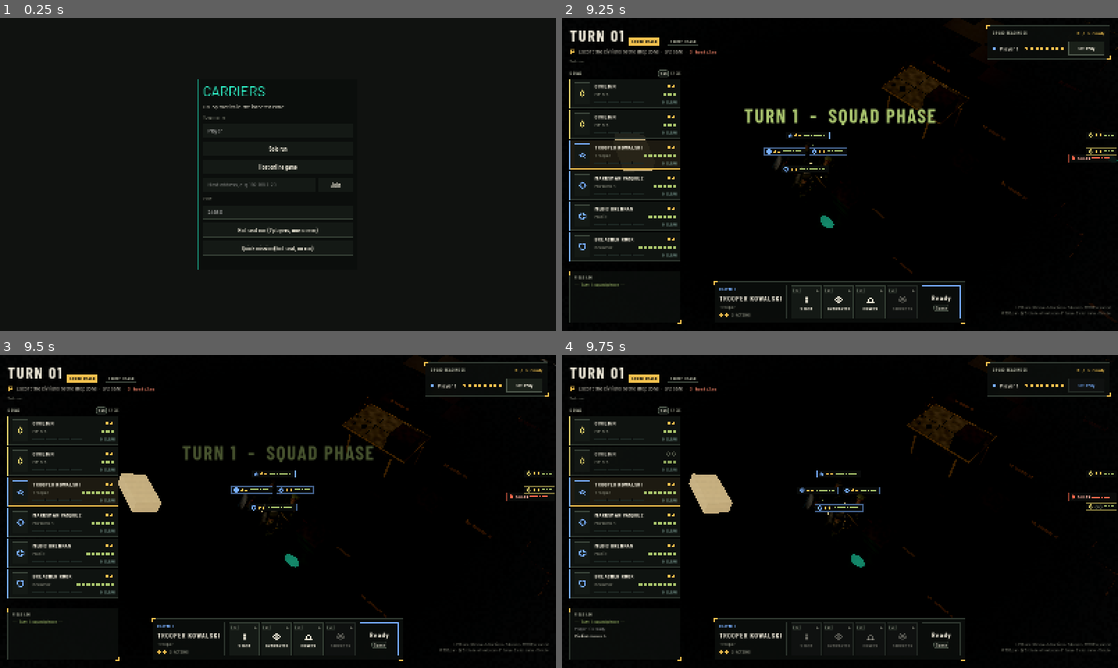
Above: before the commit, frames 1-4 (two rows, left to right).
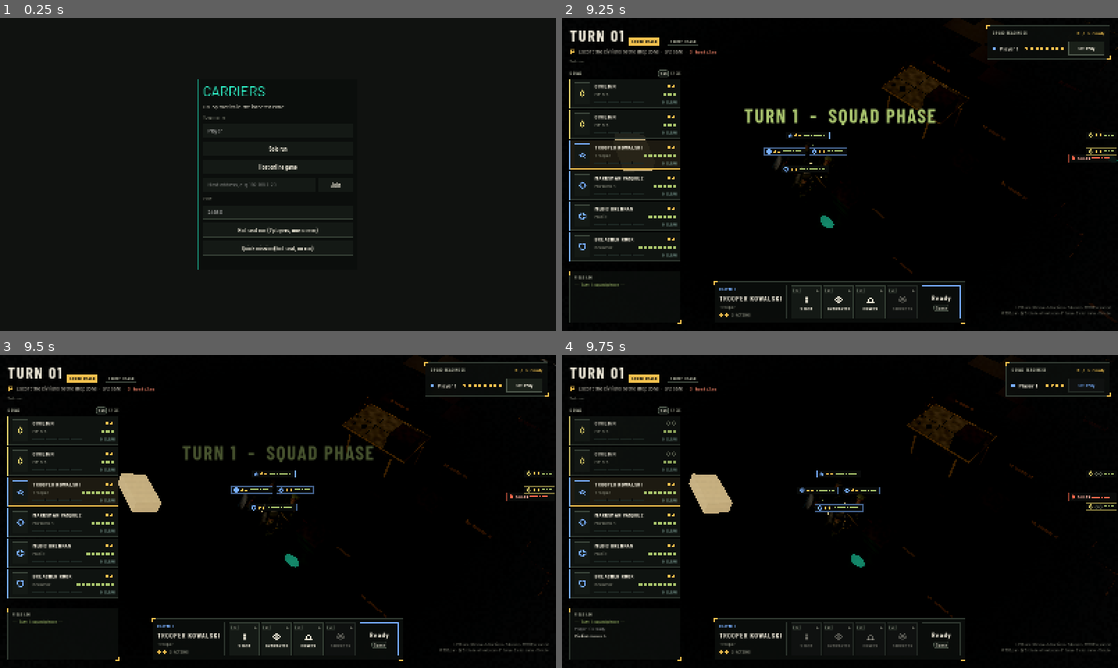
Above: after the commit, the same moments.

Repository: HarveyC/Quarantine
Game: Godot game, scene res://scenes/app.tscn
Same seed, same stepped clock (60 frames per second), same inputs: the game is played once before the commit and once after it. Sound files missing from this copy of the repository are replaced by a short silence.
Inputs (mouse positions are in pixels of both pictures, inside the frame that each line leads up to):
- Up to frame 1 (0.25 s): no input
- Up to frame 2 (9.25 s): click (823, 183) at 0.52 s; type "12" at 0.6 s; click "Solo run" at 1.25 s; click "SKIP [S]" at 2 s; click "SKIP [S]" at 2.75 s; click "Main menu" at 3.5 s; tap Enter at 4.25 s; drag from (717, 196) to (895, 105) at 4.27 s; click "SKIP [S]" at 5 s; tap Space at 5.75 s; drag from (717, 196) to (812, 237) at 5.77 s; click "SKIP [S]" at 6.5 s; click "Reveal ? (1 Intel)" at 7.25 s; click "⚔" at 8 s; click "Set ready" at 8.75 s
- Up to frame 3 (9.5 s): no input
- Up to frame 4 (9.75 s): click "Set ready" at 9.5 s

Frames 1-3 are identical in both runs. In frame 4, 0.3% of the frame differs, in the area x 1-98%, y 2-39%.

Commit message:
Auto-ready players with no soldiers left to act
A player whose soldiers are all dead, Turned or Lapsed no longer has to
press Ready: they're readied at the start of the team phase, or as soon as
an action costs them their last soldier, and can't unready. The phase end
check now counts every player in s.players rather than whatever keys the
ready dict holds.

Co-Authored-By: Claude Opus 5.5 (1M context) <noreply@anthropic.com>
Claude-Session: https://claude.ai/code/session_01494bwuZhG6SkjHJ3Ui3fSe

Diff:
--- a/core/rules.gd
+++ b/core/rules.gd
@@ -79,6 +79,7 @@
 			u.actions_left = 0
 	Vision.refresh(s)
 	check_end(s)
+	_auto_ready(s)
 
 
 ## Returns "" if the action is legal, otherwise a human-readable reason.
@@ -118,6 +119,7 @@
 		Encounter.after_action(s, u, action)
 		Vision.refresh(s)
 		check_end(s)
+		_auto_ready(s)
 		return true
 	Kit.before_action(s, u, action)
 	match action.type:
@@ -128,6 +130,7 @@
 	Kit.after_action(s, u, action)
 	Vision.refresh(s)
 	check_end(s)
+	_auto_ready(s)   # this action may have cost a player their last soldier
 	return true
 
 
@@ -146,12 +149,27 @@
 
 
 ## Player readiness for the simultaneous team phase. When everyone is ready the enemy phase runs.
+## A player with no soldier left to control (all dead, Turned or Lapsed) is ready automatically.
 static func set_ready(s: GameState, player: int, is_ready: bool) -> void:
 	if s.phase != Types.Phase.TEAM:
 		return
+	if not is_ready and s.controllable_units(player).is_empty():
+		return
 	s.ready[player] = is_ready
 	s.emit({"type": "ready", "player": player, "ready": is_ready})
-	if s.ready.values().all(func(r): return r):
+	_auto_ready(s)
+
+
+## Readies every player who has nobody left to act with, then ends the team phase if
+## everyone is ready. Runs whenever a soldier might have dropped out of the team phase.
+static func _auto_ready(s: GameState) -> void:
+	if s.phase != Types.Phase.TEAM:
+		return
+	for p in s.players:
+		if not s.ready.get(p, false) and s.controllable_units(p).is_empty():
+			s.ready[p] = true
+			s.emit({"type": "ready", "player": p, "ready": true, "auto": true})
+	if s.players.all(func(p): return s.ready.get(p, false)):
 		Hazards.on_team_phase_end(s)
 		Objectives.on_team_phase_end(s)
 		check_end(s)
--- a/tests/test_core.gd
+++ b/tests/test_core.gd
@@ -51,6 +51,31 @@
 	assert_true(s.turn == 2 or s.phase == Types.Phase.ENDED, "advanced to turn 2")
 
 
+func test_player_with_no_soldiers_is_ready_automatically() -> void:
+	var s := make_state()
+	Rules.start_mission(s)
+	for u in s.controllable_units(1):
+		u.hp = 0
+	Rules.start_team_phase(s)
+	assert_eq(s.ready.get(1), true, "player 2 has nobody left, so is ready")
+	Rules.set_ready(s, 1, false)
+	assert_eq(s.ready.get(1), true, "can't unready with no soldiers")
+	var turn := s.turn
+	Rules.set_ready(s, 0, true)
+	assert_true(s.turn == turn + 1 or s.phase == Types.Phase.ENDED, "player 1 alone ends the team phase")
+
+
+func test_losing_last_soldier_mid_phase_readies_that_player() -> void:
+	var s := make_state()
+	Rules.start_mission(s)
+	Rules.set_ready(s, 1, true)
+	for u in s.controllable_units(0):
+		u.hp = 0
+	var mover := s.controllable_units(1)[0]
+	assert_true(Rules.apply(s, {"type": Types.HUNKER, "unit": mover.id}), "player 2 still acts")
+	assert_true(s.turn == 2 or s.phase == Types.Phase.ENDED, "phase ends without player 1 readying")
+
+
 func test_unit_round_trips_through_dict() -> void:
 	var u := UnitData.make("medic", Types.Team.PLAYER)
 	u.pos = Vector2i(3, 4)
--- a/ui/event_text.gd
+++ b/ui/event_text.gd
@@ -15,6 +15,8 @@
 		"enemy_phase":
 			return _c("--- Enemy phase ---", Palette.DANGER)
 		"ready":
+			if ev.get("auto", false):
+				return _c("Player %d has no soldiers left to act, ready" % (int(ev.get("player", 0)) + 1), Color(0.6, 0.6, 0.6))
 			return _c("Player %d %s" % [int(ev.get("player", 0)) + 1, "is ready" if ev.get("ready", false) else "is not ready"], Color(0.6, 0.6, 0.6))
 		"rejected":
 			return _c("Rejected: %s" % str(ev.get("reason", "")), Color(0.75, 0.5, 0.45))
--- a/ui/readiness_panel.gd
+++ b/ui/readiness_panel.gd
@@ -99,8 +99,8 @@
 		(r._ap as W.Diamonds).set_values(total, mini(left, total))
 		r._ap.visible = not is_ready
 		r._btn.set_pressed_no_signal(is_ready)
-		r._btn.text = "Ready" if is_ready else ("Set ready" if mine else "Planning")
-		r._btn.disabled = not can_act or not mine
+		r._btn.text = "No soldiers" if total == 0 else "Ready" if is_ready else ("Set ready" if mine else "Planning")
+		r._btn.disabled = not can_act or not mine or total == 0   # nobody left: ready automatically
 		r._btn.add_theme_color_override("font_color", Styles.HP if is_ready else Styles.player_color(p))
 		r._btn.add_theme_color_override("font_disabled_color", Styles.HP if is_ready else Styles.player_color(p).darkened(0.2))
 	_count.text = "%d / %d ready" % [n_ready, rows.size()]
